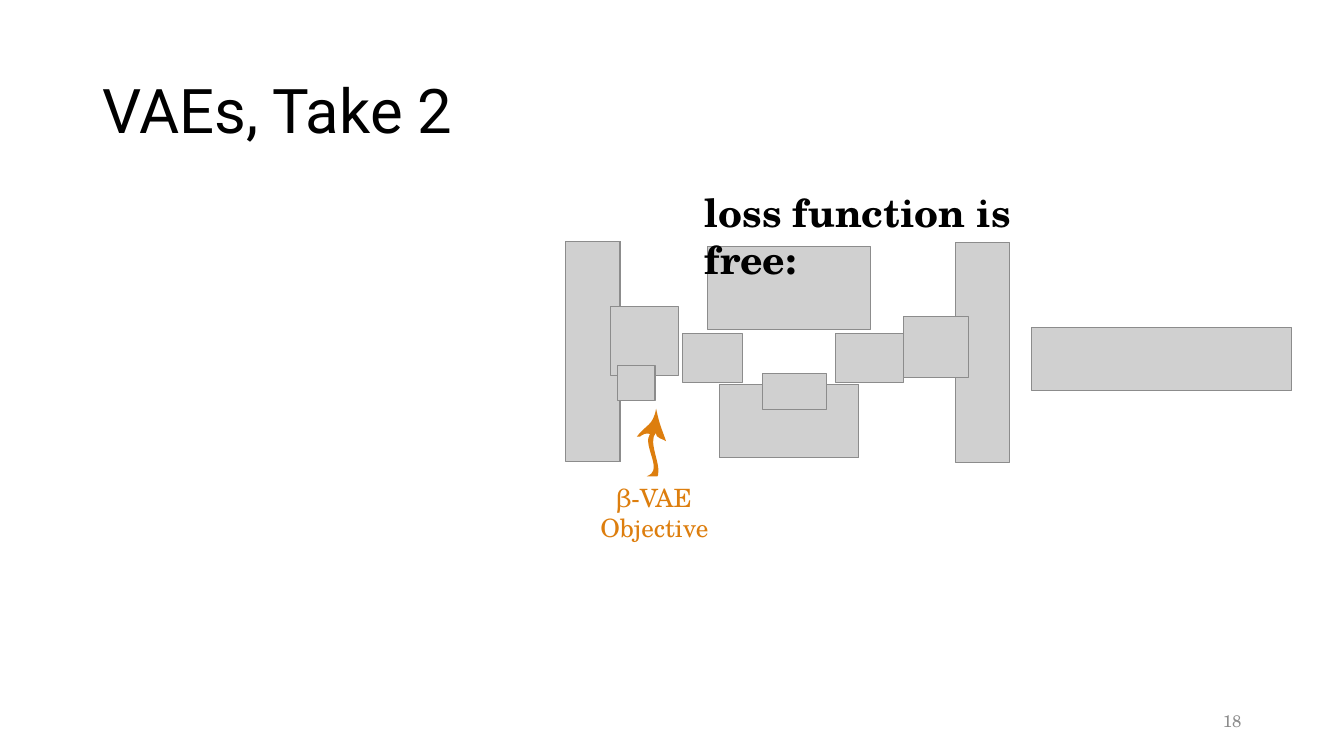
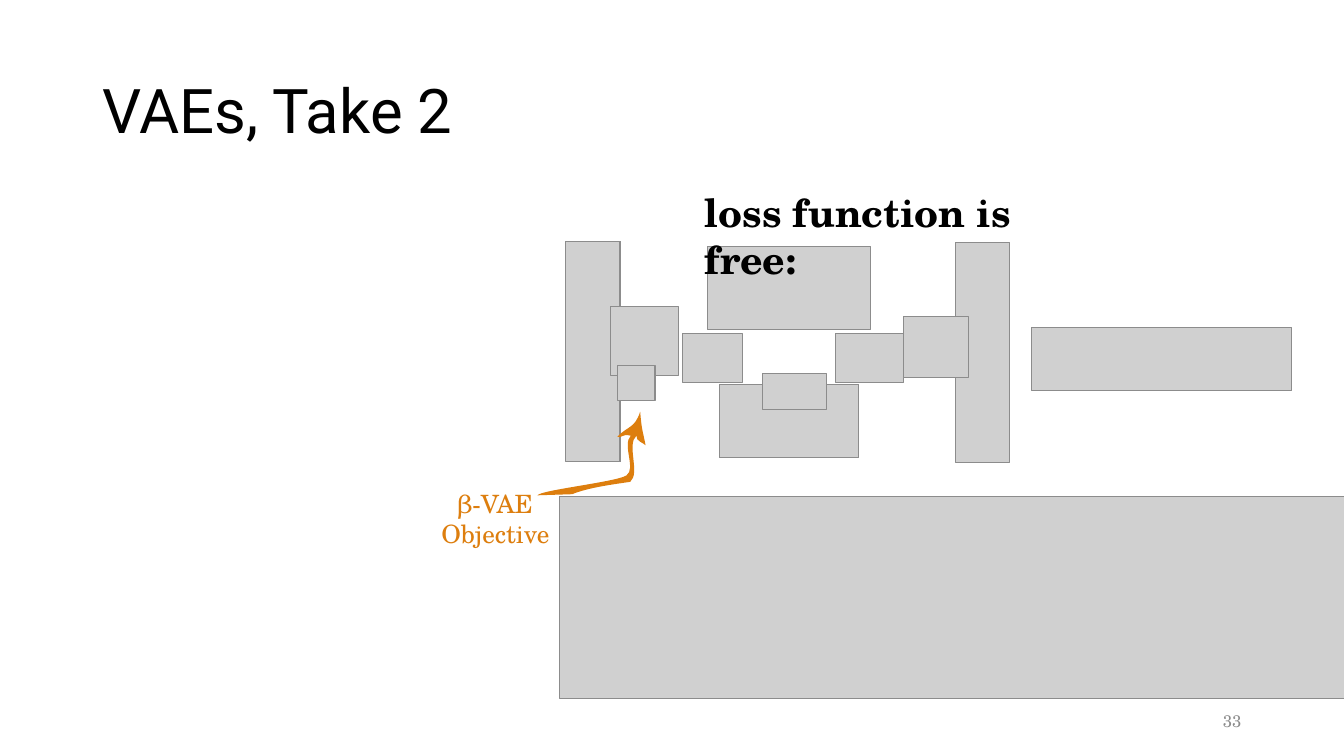
Before and after one commit to orichardson/pdg-expts, a slide deck: slide 33 of present/ai-seminar-2023/one-true-loss--45min.pptx (slide 18 before the commit). Drawn at 1344x756 pixels with LibreOffice and Linux fonts; fonts in the diff are those of the drawing; grey boxes stand for pictures. Boxes give left, top, right and bottom in pixels: in the first picture for what was removed or moved away, otherwise in the second. Text is boxed around its words. In the diff, an @@ line names an element or a change of style, - is before the commit and + after.

```diff
--- a/present/ai-seminar-2023/one-true-loss--45min.pptx
+++ b/present/ai-seminar-2023/one-true-loss--45min.pptx
@@ freeform shape at box(538, 412, 670, 533): rotation 42 to 50 degrees; outline redrawn @@
@@ text "β-VAE": place and size @@
-text "β-VAE" at box(600, 488, 708, 542)
+text "β-VAE" at box(441, 494, 549, 548)
@@ picture added at box(560, 496, 1344, 699) @@
@@ page number at box(1223, 715, 1242, 727): text changed @@
-18
+33
```
Also in this commit, not shown: 15 other slides changed, 19 slides added.
